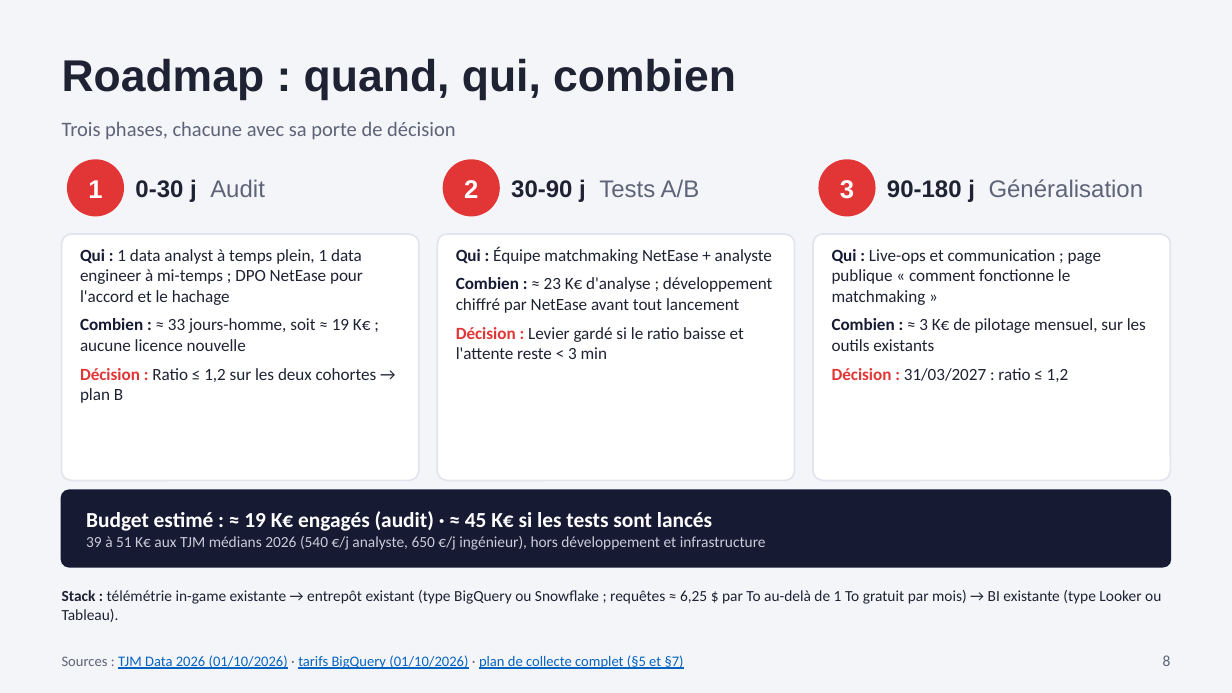
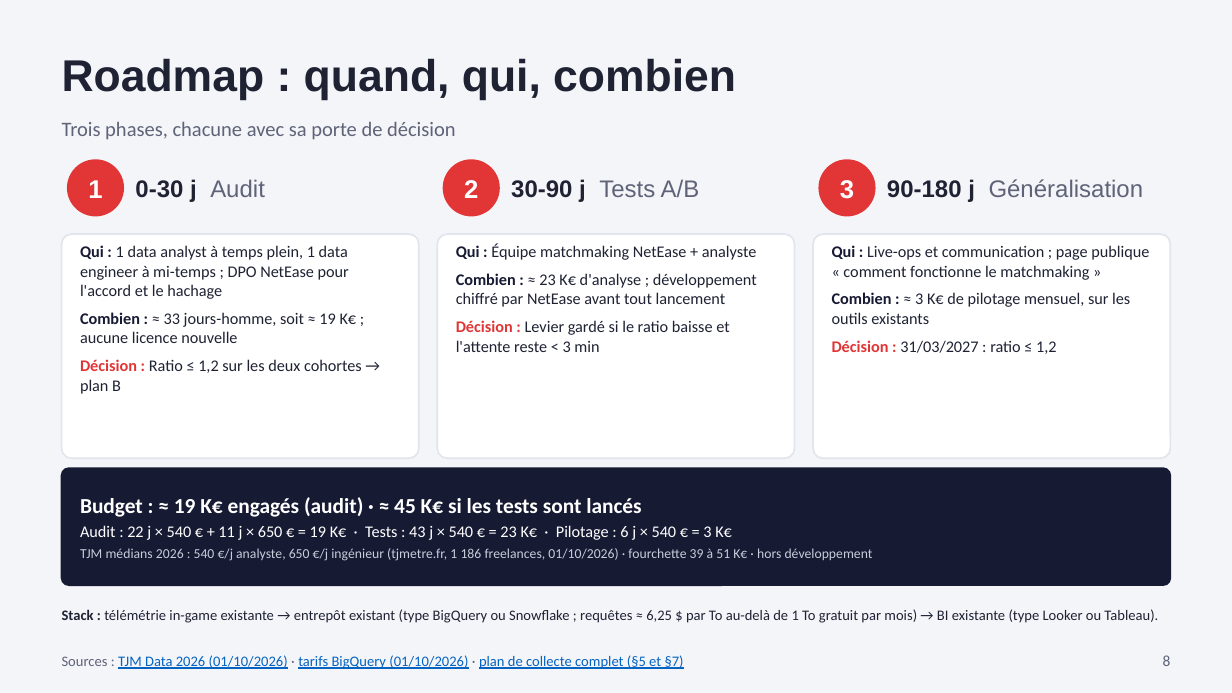
Before and after one commit to noeantoniov1-crypto/SOCIO, a slide deck: slide 8 of docs/presentation/pitch_marvel_rivals_netease.pptx. Drawn at 1232x693 pixels with LibreOffice and Linux fonts; fonts in the diff are those of the drawing. Boxes give left, top, right and bottom in pixels: in the first picture for what was removed or moved away, otherwise in the second. Text is boxed around its words. In the diff, an @@ line names an element or a change of style, - is before the commit and + after.

```diff
--- a/docs/presentation/pitch_marvel_rivals_netease.pptx
+++ b/docs/presentation/pitch_marvel_rivals_netease.pptx
@@ rounded rectangle: place and size @@
-rounded rectangle at <box>62,234,419,480</box>
+rounded rectangle at <box>62,234,419,458</box>
@@ rounded rectangle: place and size @@
-rounded rectangle at <box>437,234,795,480</box>
+rounded rectangle at <box>437,234,795,458</box>
@@ proportions changed in 4 elements at <box>62,468,1170,585</box>, <box>62,234,419,458</box>, <box>437,234,795,458</box>, <box>813,234,1170,458</box> @@
@@ rounded rectangle: place and size @@
-rounded rectangle at <box>813,234,1170,480</box>
+rounded rectangle at <box>813,234,1170,458</box>
@@ size 10 to 9.5 pt in 3 elements at <box>80,245,362,394</box>, <box>456,244,757,352</box>, <box>832,245,1149,354</box> @@
@@ rounded rectangle: place and size @@
-rounded rectangle at <box>62,490,1170,567</box>
+rounded rectangle at <box>62,468,1170,585</box>
@@ text at <box>80,497,873,561</box>: text changed; size 9 to 8 pt; text colour #C9CCDA to #FFFFFF @@
-Budget estimé : ≈ 19 K€ engagés (audit) · ≈ 45 K€ si les tests sont lancés
-39 à 51 K€ aux TJM médians 2026 (540 €/j analyste, 650 €/j ingénieur), hors développement et infrastructure
+Budget : ≈ 19 K€ engagés (audit) · ≈ 45 K€ si les tests sont lancés
+Audit : 22 j × 540 € + 11 j × 650 € = 19 K€ · Tests : 43 j × 540 € = 23 K€ · Pilotage : 6 j × 540 € = 3 K€
+TJM médians 2026 : 540 €/j analyste, 650 €/j ingénieur (tjmetre.fr, 1 186 freelances, 01/10/2026) · fourchette 39 à 51 K€ · hors développement
@@ text "Stack : télémétrie in-game existante ...": place and size @@
-text "Stack : télémétrie in-game existante ..." at <box>62,590,1161,622</box>
+text "Stack : télémétrie in-game existante ..." at <box>62,609,1158,623</box>
@@ text "Stack : télémétrie in-game existante ..." at <box>62,609,1158,623</box>: size 9 to 8.5 pt @@
```
Also in this commit, not shown: 1 other slide changed, 1 other file.
